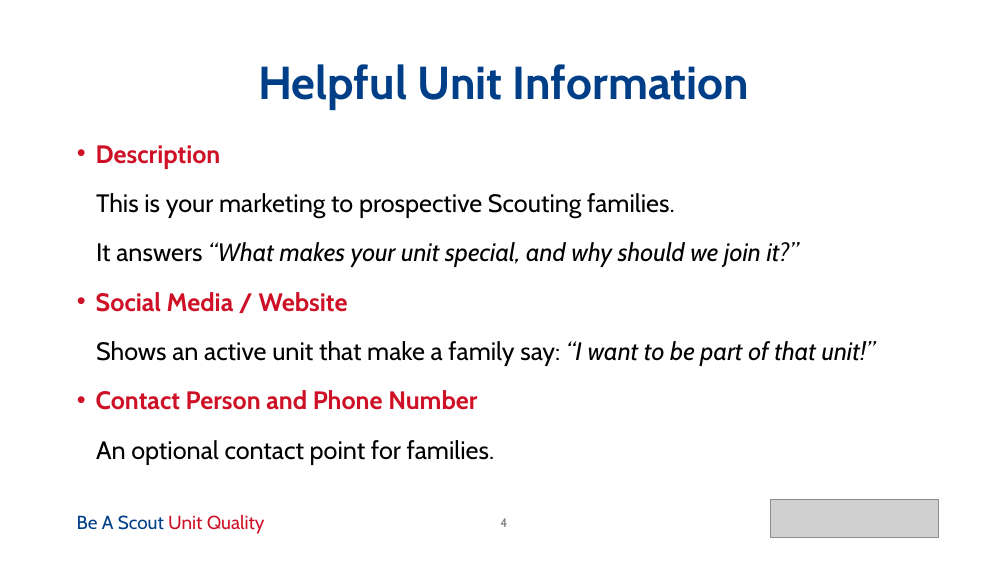
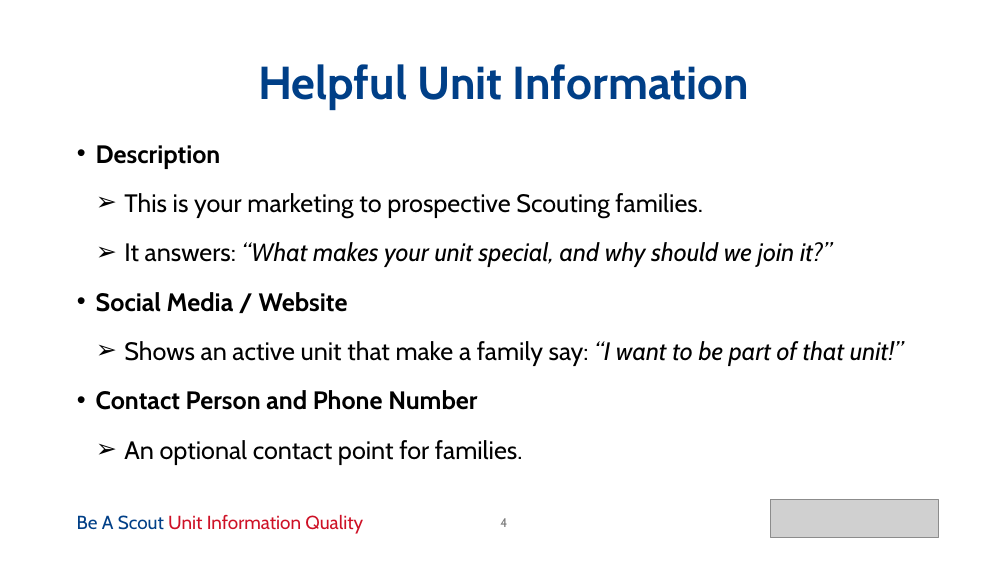
Before and after one commit to iwolf81/beascout, a slide deck: slide 4 of docs/BeAScout_Roundtable_Presentation_13Oct2025.pptx. Drawn at 1008x567 pixels with LibreOffice and Linux fonts; fonts in the diff are those of the drawing; grey boxes stand for pictures. Boxes give left, top, right and bottom in pixels: in the first picture for what was removed or moved away, otherwise in the second. Text is boxed around its words. In the diff, an @@ line names an element or a change of style, - is before the commit and + after.

```diff
--- a/docs/BeAScout_Roundtable_Presentation_13Oct2025.pptx
+++ b/docs/BeAScout_Roundtable_Presentation_13Oct2025.pptx
@@ text at (96, 145, 904, 465): text colour #CE1126 to #000000 in "Description", "Social Media / Website", "Contact Person and Phone Number"; bullet none to ➢ @@
@@ text at (124, 242, 832, 267): text changed @@
-It answers “What makes your unit special, and why should we join it?”
+➢ It answers: “What makes your unit special, and why should we join it?”
@@ text at (77, 514, 363, 534): text changed @@
-Be A Scout Unit Quality
+Be A Scout Unit Information Quality
```
Also in this commit, not shown: 11 other slides changed.
